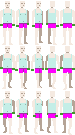
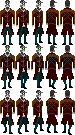
The second 75x135 image is a revision of the first. Changes to its layers:
showed "aiden pearce", painted on it over [0, 0, 75, 135]
hid "character" over [0, 1, 75, 135]
